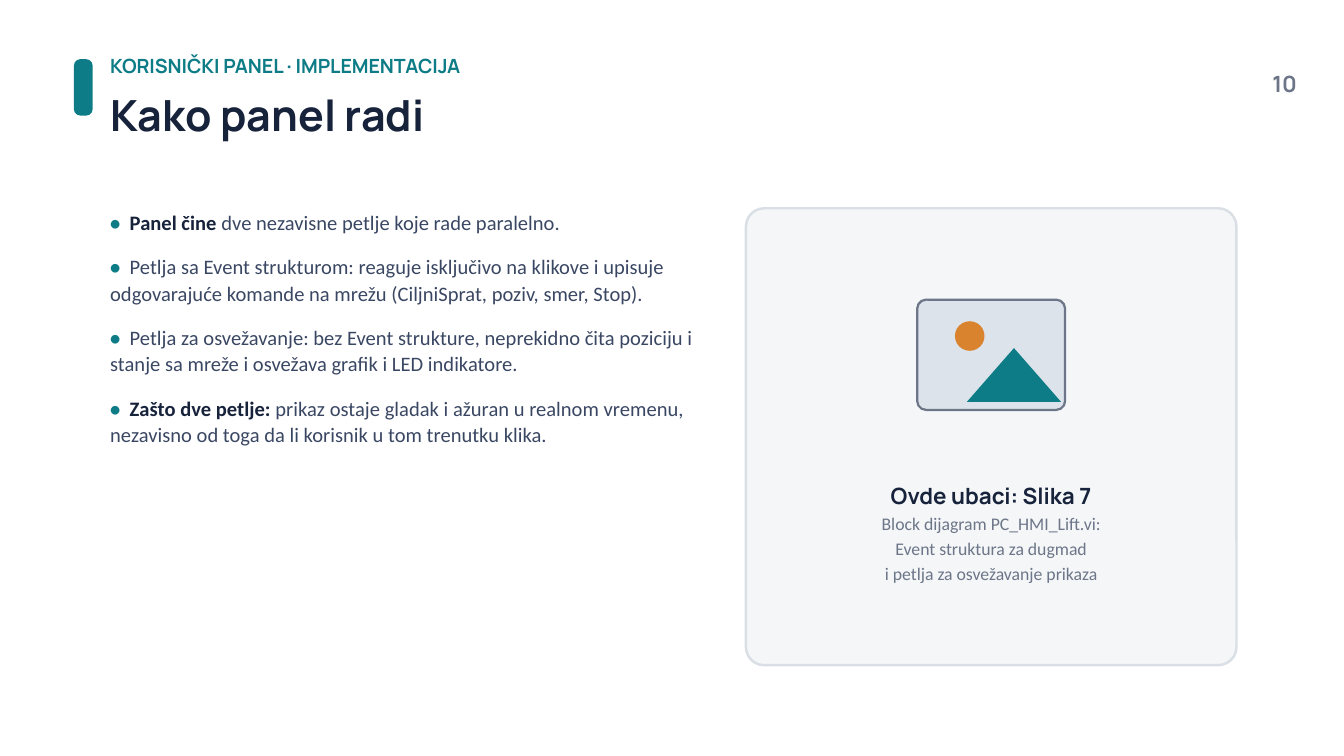
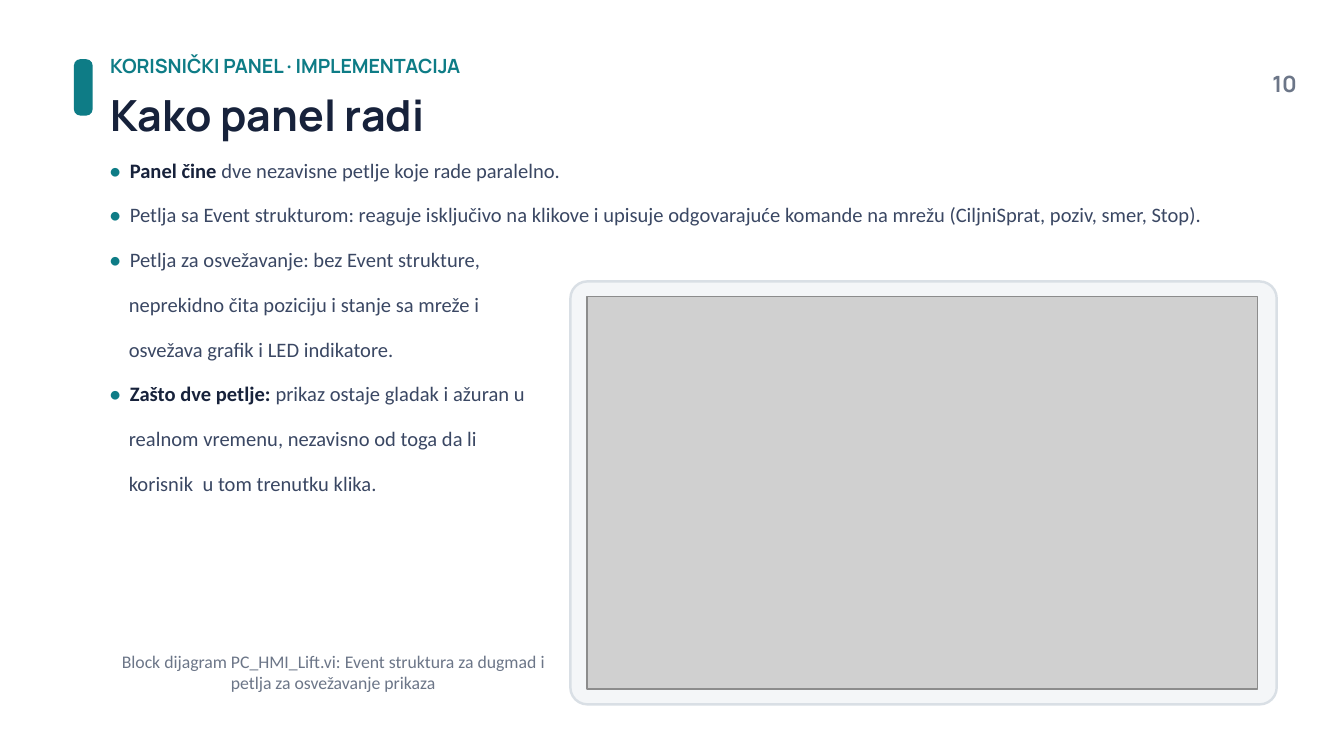
Before and after one commit to nikolilina/uarv_lift, a slide deck: slide 12 of Prezentacija_SIL_HIL_Lift.pptx (slide 11 before the commit). Drawn at 1344x756 pixels with LibreOffice and Linux fonts; fonts in the diff are those of the drawing; grey boxes stand for pictures. Boxes give left, top, right and bottom in pixels: in the first picture for what was removed or moved away, otherwise in the second. Text is boxed around its words. In the diff, an @@ line names an element or a change of style, - is before the commit and + after.

```diff
--- a/Prezentacija_SIL_HIL_Lift.pptx
+++ b/Prezentacija_SIL_HIL_Lift.pptx
@@ text "• Panel čine dve nezavisne ...": place and size @@
-text "• Panel čine dve nezavisne ..." at box(110, 215, 692, 446)
+text "• Panel čine dve nezavisne ..." at box(129, 163, 1201, 491)
@@ text at box(129, 252, 525, 491): text changed @@
-• Petlja za osvežavanje: bez Event strukture, neprekidno čita poziciju i stanje sa mreže i osvežava grafik i LED indikatore.
-• Zašto dve petlje: prikaz ostaje gladak i ažuran u realnom vremenu, nezavisno od toga da li korisnik u tom trenutku klika.
+• Petlja za osvežavanje: bez Event strukture,
+neprekidno čita poziciju i stanje sa mreže i
+osvežava grafik i LED indikatore.
+• Zašto dve petlje: prikaz ostaje gladak i ažuran u
+realnom vremenu, nezavisno od toga da li
+korisnik u tom trenutku klika.
@@ rounded rectangle: place and size @@
-rounded rectangle at box(746, 208, 1236, 665)
+rounded rectangle at box(570, 281, 1277, 704)
@@ picture added at box(587, 297, 1258, 689) @@
@@ rounded rectangle removed at box(918, 300, 1066, 410) @@
@@ ellipse removed at box(956, 321, 985, 351) @@
@@ triangle removed at box(968, 348, 1062, 402) @@
@@ text at box(122, 655, 545, 692): text changed @@
-Ovde ubaci: Slika 7
-Block dijagram PC_HMI_Lift.vi:
-Event struktura za dugmad
-i petlja za osvežavanje prikaza
+Block dijagram PC_HMI_Lift.vi: Event struktura za dugmad i petlja za osvežavanje prikaza
```
Also in this commit, not shown: 2 other slides changed, 1 slide added.
